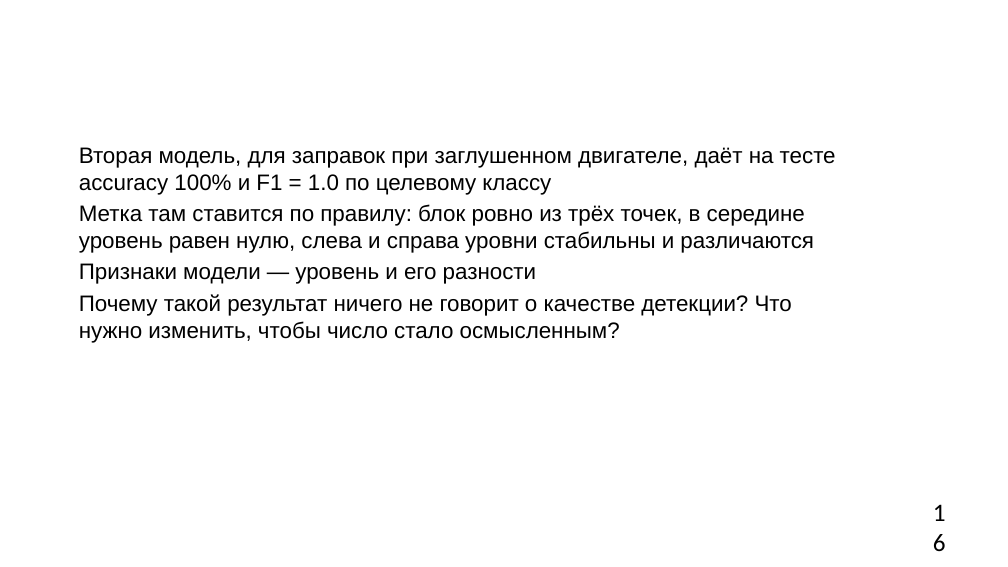
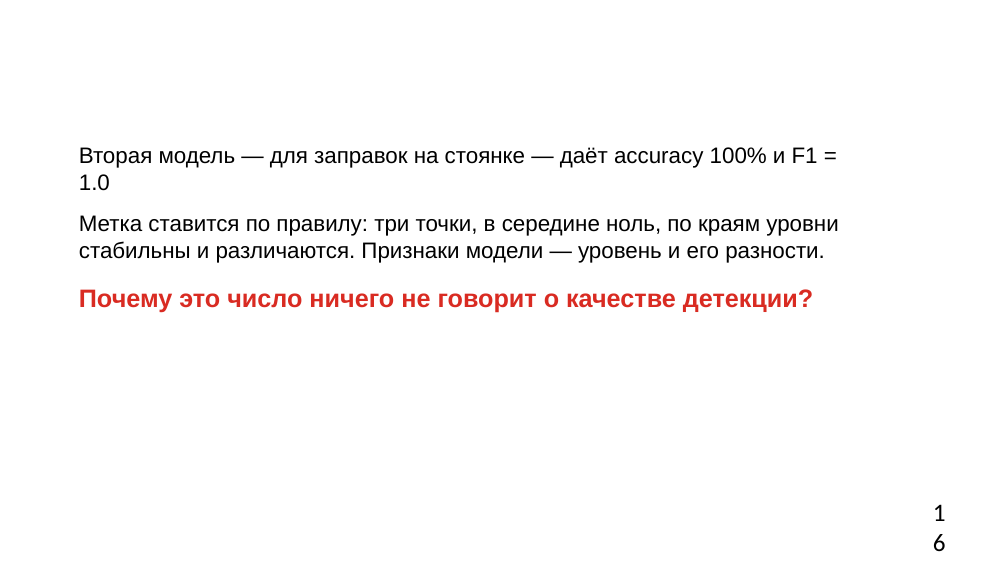
Before and after one commit to hehehelp123/fuel-refuel-lab, a slide deck: slide 16 of Лаба_заправки.pptx. Drawn at 1008x567 pixels with LibreOffice and Linux fonts; fonts in the diff are those of the drawing; background and template pictures are left out. Boxes give left, top, right and bottom in pixels: in the first picture for what was removed or moved away, otherwise in the second. Text is boxed around its words. In the diff, an @@ line names an element or a change of style, - is before the commit and + after.

```diff
--- a/Лаба_заправки.pptx
+++ b/Лаба_заправки.pptx
@@ text at (79,147,838,313): text changed @@
-Вторая модель, для заправок при заглушенном двигателе, даёт на тесте accuracy 100% и F1 = 1.0 по целевому классу
-Метка там ставится по правилу: блок ровно из трёх точек, в середине уровень равен нулю, слева и справа уровни стабильны и различаются
-Признаки модели — уровень и его разности
-Почему такой результат ничего не говорит о качестве детекции? Что нужно изменить, чтобы число стало осмысленным?
+Вторая модель — для заправок на стоянке — даёт accuracy 100% и F1 = 1.0
+Метка ставится по правилу: три точки, в середине ноль, по краям уровни стабильны и различаются. Признаки модели — уровень и его разности.
+Почему это число ничего не говорит о качестве детекции?
```
Also in this commit, not shown: 14 other slides changed, 1 slide added, 1 slide removed, 6 other files.
